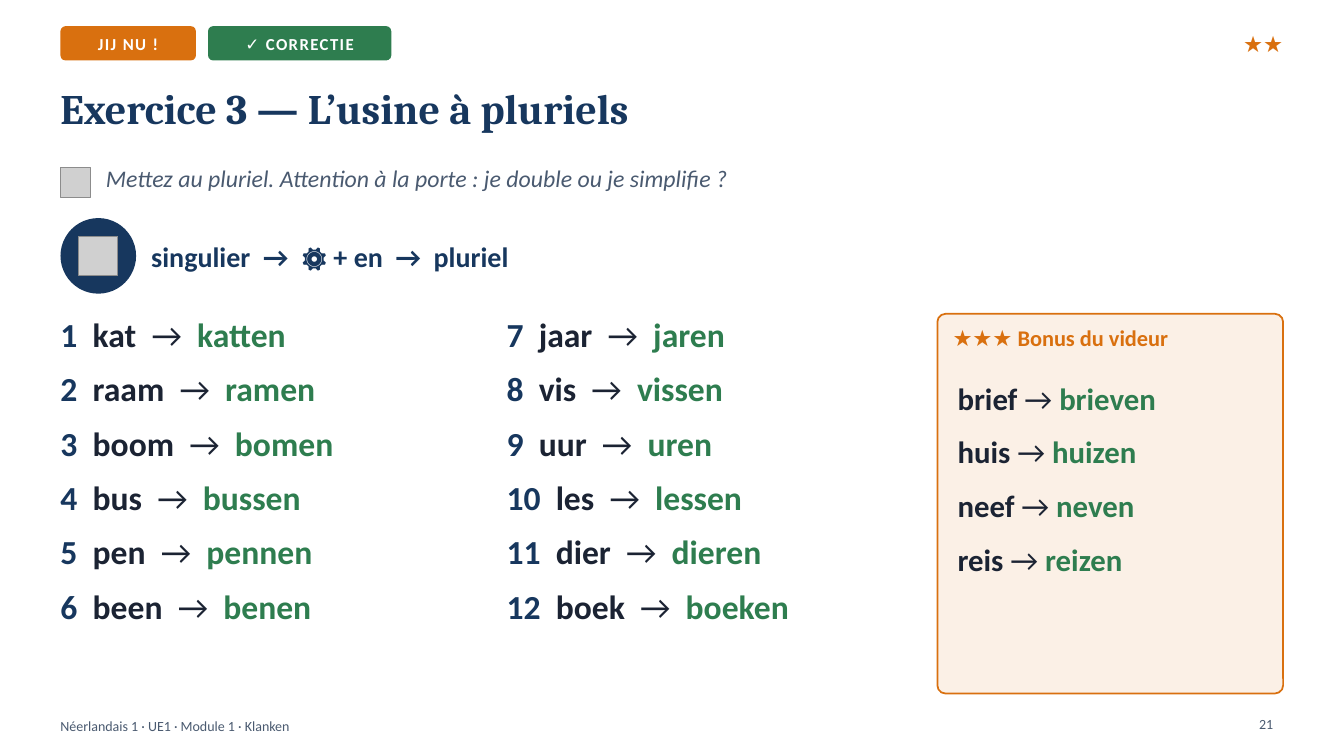
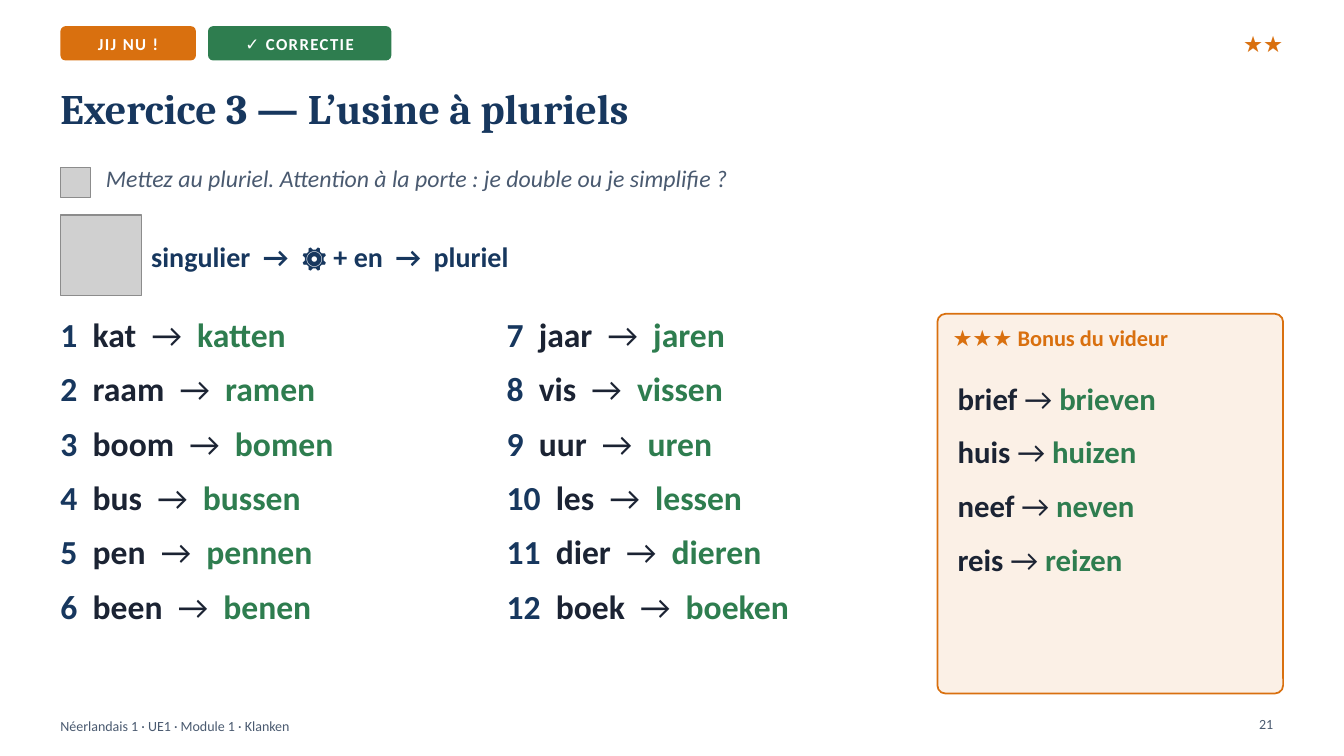
Before and after one commit to ajouniaux/talenleren, a slide deck: slide 21 of neerlandais1/powerpoints/Module_1_Klanken.pptx. Drawn at 1344x756 pixels with LibreOffice and Linux fonts; fonts in the diff are those of the drawing; grey boxes stand for pictures. Boxes give left, top, right and bottom in pixels: in the first picture for what was removed or moved away, otherwise in the second. Text is boxed around its words. In the diff, an @@ line names an element or a change of style, - is before the commit and + after.

```diff
--- a/neerlandais1/powerpoints/Module_1_Klanken.pptx
+++ b/neerlandais1/powerpoints/Module_1_Klanken.pptx
@@ ellipse removed at bbox=[60, 218, 136, 293] @@
@@ picture added at bbox=[60, 215, 141, 295] @@
@@ picture removed at bbox=[79, 236, 118, 275] @@
```
Also in this commit, not shown: 14 other slides changed, 41 other files.
